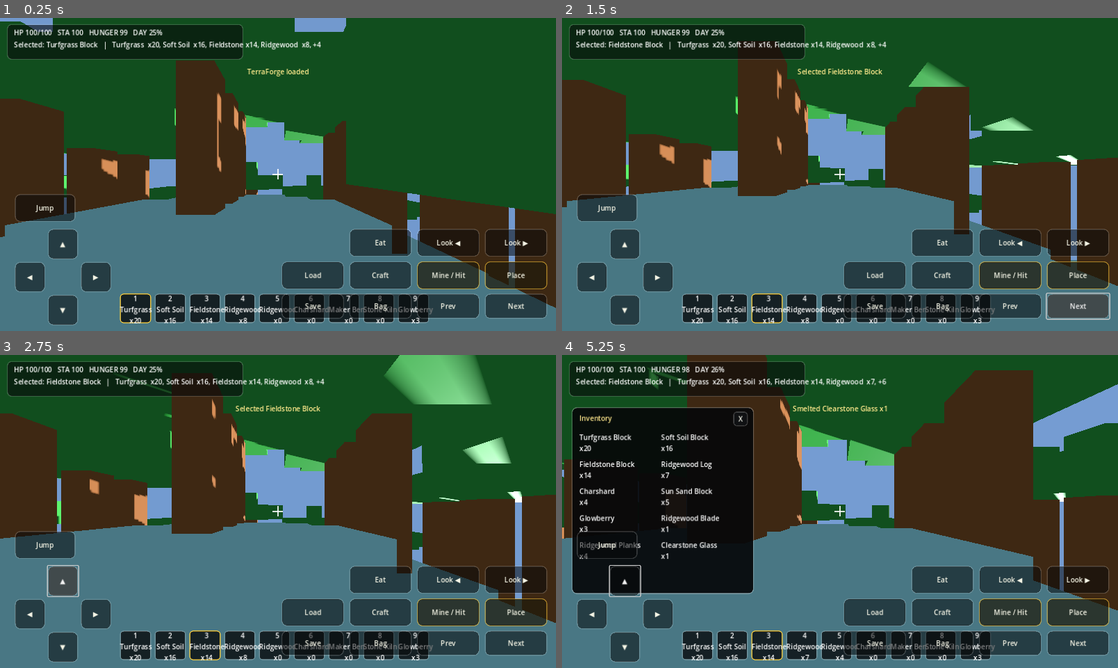
Above: before the commit, frames 1-4 (two rows, left to right).
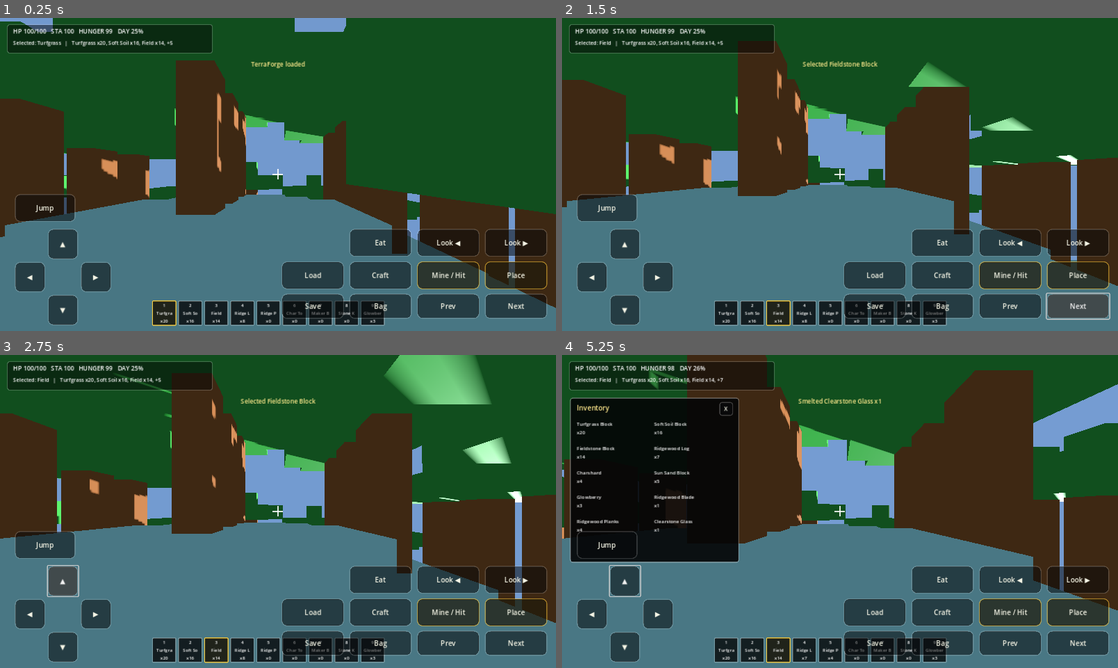
Above: after the commit, the same moments.

Repository: krishbanker1/krishbanker-godotgamedemo
Game: Godot game, scene res://scenes/main.tscn
Same seed, same stepped clock (60 frames per second), same inputs: the game is played once before the commit and once after it.
Inputs (mouse positions are in pixels of both pictures, inside the frame that each line leads up to):
- Up to frame 1 (0.25 s): no input
- Up to frame 2 (1.5 s): click "Next" at 0.5 s; click "Next" at 1.25 s
- Up to frame 3 (2.75 s): click "▲" at 2 s
- Up to frame 4 (5.25 s): tap Enter at 2.75 s; move the mouse to (867, 511) at 2.77 s; hold W from 2.78 s (still down); tap Tab at 2.85 s; click (867, 511) at 2.92 s; tap Space at 3.02, 3.77 s; move the mouse to (812, 511) at 3.52 s; tap C at 3.6 s; move the mouse to (851, 505) at 4.27 s; tap F at 4.35 s; move the mouse to (834, 517) at 5.02 s; tap I at 5.1 s; click (834, 517) at 5.17 s

The runs differ from the first frame. In frame 1, 6.6% of the frame differs, in the area x 1-78%, y 2-99%; in frame 2, 6.7%; in frame 3, 6.7%; in frame 4, 15%.
Error before the commit: Invalid assignment of property or key 'text' with value of type 'String' on a base object of type 'Nil'. (res://scripts/hud.gd:229)
Error after the commit: Invalid assignment of property or key 'text' with value of type 'String' on a base object of type 'Nil'. (res://scripts/hud.gd:238)

Commit message:
Fix HUD hotbar overlap and compact mobile layout

Diff:
--- a/scripts/hud.gd
+++ b/scripts/hud.gd
@@ -16,6 +16,9 @@
 var smelting_grid: GridContainer
 var toast_time: float = 0.0
 
+const SLOT_SIZE := Vector2(56, 54)
+const SLOT_GAP := 4
+
 func _ready() -> void:
 	_build_ui()
 	show_toast("TerraForge loaded")
@@ -38,7 +41,7 @@
 	_build_crafting_panel()
 	_build_smelting_panel()
 
-func _style_panel(panel: Panel, bg: Color, border: Color = Color(1, 1, 1, 0.16), radius: int = 10) -> void:
+func _style_panel(panel: Panel, bg: Color, border: Color = Color(1, 1, 1, 0.18), radius: int = 3) -> void:
 	var style: StyleBoxFlat = StyleBoxFlat.new()
 	style.bg_color = bg
 	style.border_color = border
@@ -52,24 +55,25 @@
 	style.corner_radius_bottom_right = radius
 	panel.add_theme_stylebox_override("panel", style)
 
-func _style_button(button: Button, bg: Color = Color(0.07, 0.08, 0.09, 0.74)) -> void:
+func _style_button(button: Button, bg: Color = Color(0.035, 0.04, 0.045, 0.62), active: bool = false) -> void:
 	var normal: StyleBoxFlat = StyleBoxFlat.new()
 	normal.bg_color = bg
-	normal.border_color = Color(1, 1, 1, 0.18)
+	normal.border_color = Color(1.0, 0.82, 0.28, 0.58) if active else Color(1, 1, 1, 0.20)
 	normal.border_width_left = 2
 	normal.border_width_right = 2
 	normal.border_width_top = 2
 	normal.border_width_bottom = 2
-	normal.corner_radius_top_left = 8
-	normal.corner_radius_top_right = 8
-	normal.corner_radius_bottom_left = 8
-	normal.corner_radius_bottom_right = 8
+	normal.corner_radius_top_left = 6
+	normal.corner_radius_top_right = 6
+	normal.corner_radius_bottom_left = 6
+	normal.corner_radius_bottom_right = 6
 	var pressed: StyleBoxFlat = normal.duplicate() as StyleBoxFlat
-	pressed.bg_color = Color(0.18, 0.20, 0.22, 0.92)
+	pressed.bg_color = Color(0.20, 0.20, 0.20, 0.88)
 	button.add_theme_stylebox_override("normal", normal)
 	button.add_theme_stylebox_override("pressed", pressed)
 	button.add_theme_stylebox_override("hover", pressed)
-	button.add_theme_color_override("font_color", Color(0.95, 0.95, 0.90))
+	button.add_theme_color_override("font_color", Color(0.96, 0.96, 0.90))
+	button.add_theme_font_size_override("font_size", 13)
 
 func _build_top_status() -> void:
 	top_panel = Panel.new()
@@ -80,25 +84,27 @@
 	top_panel.anchor_bottom = 0.0
 	top_panel.offset_left = 16
 	top_panel.offset_top = 14
-	top_panel.offset_right = 560
-	top_panel.offset_bottom = 96
-	_style_panel(top_panel, Color(0.02, 0.025, 0.03, 0.58))
+	top_panel.offset_right = 490
+	top_panel.offset_bottom = 82
+	_style_panel(top_panel, Color(0.01, 0.012, 0.016, 0.48), Color(1, 1, 1, 0.20), 6)
 	root.add_child(top_panel)
 
 	bars_label = Label.new()
-	bars_label.offset_left = 16
-	bars_label.offset_top = 8
-	bars_label.offset_right = 530
-	bars_label.offset_bottom = 34
-	bars_label.text = "Health 100 | Stamina 100 | Hunger 100"
+	bars_label.offset_left = 14
+	bars_label.offset_top = 6
+	bars_label.offset_right = 470
+	bars_label.offset_bottom = 30
+	bars_label.text = "HP 100/100   STA 100   HUNGER 100"
+	bars_label.add_theme_font_size_override("font_size", 14)
 	top_panel.add_child(bars_label)
 
 	status_label = Label.new()
-	status_label.offset_left = 16
-	status_label.offset_top = 36
-	status_label.offset_right = 530
-	status_label.offset_bottom = 74
+	status_label.offset_left = 14
+	status_label.offset_top = 34
+	status_label.offset_right = 470
+	status_label.offset_bottom = 60
 	status_label.text = "Selected: Empty"
+	status_label.add_theme_font_size_override("font_size", 12)
 	top_panel.add_child(status_label)
 
 func _build_hotbar() -> void:
@@ -108,22 +114,23 @@
 	hotbar_panel.anchor_top = 1.0
 	hotbar_panel.anchor_right = 0.5
 	hotbar_panel.anchor_bottom = 1.0
-	hotbar_panel.offset_left = -364
-	hotbar_panel.offset_top = -86
-	hotbar_panel.offset_right = 364
-	hotbar_panel.offset_bottom = -18
-	hotbar_panel.add_theme_constant_override("separation", 8)
+	hotbar_panel.offset_left = -290
+	hotbar_panel.offset_top = -70
+	hotbar_panel.offset_right = 290
+	hotbar_panel.offset_bottom = -12
+	hotbar_panel.add_theme_constant_override("separation", SLOT_GAP)
 	root.add_child(hotbar_panel)
 
 	for i: int in range(9):
 		var slot: Panel = Panel.new()
-		slot.custom_minimum_size = Vector2(72, 68)
-		_style_panel(slot, Color(0.02, 0.02, 0.025, 0.72), Color(1, 1, 1, 0.20), 8)
+		slot.custom_minimum_size = SLOT_SIZE
+		_style_panel(slot, Color(0.015, 0.017, 0.02, 0.78), Color(1, 1, 1, 0.24), 2)
 		var item_label: Label = Label.new()
 		item_label.name = "ItemLabel"
 		item_label.horizontal_alignment = HORIZONTAL_ALIGNMENT_CENTER
 		item_label.vertical_alignment = VERTICAL_ALIGNMENT_CENTER
 		item_label.set_anchors_preset(Control.PRESET_FULL_RECT)
+		item_label.add_theme_font_size_override("font_size", 10)
 		item_label.text = str(i + 1)
 		slot.add_child(item_label)
 		hotbar_panel.add_child(slot)
@@ -136,48 +143,49 @@
 	toast_label.anchor_top = 0.0
 	toast_label.anchor_right = 0.5
 	toast_label.anchor_bottom = 0.0
-	toast_label.offset_left = -350
-	toast_label.offset_top = 112
-	toast_label.offset_right = 350
-	toast_label.offset_bottom = 152
+	toast_label.offset_left = -320
+	toast_label.offset_top = 96
+	toast_label.offset_right = 320
+	toast_label.offset_bottom = 134
 	toast_label.horizontal_alignment = HORIZONTAL_ALIGNMENT_CENTER
 	toast_label.add_theme_color_override("font_color", Color(1.0, 0.92, 0.55))
+	toast_label.add_theme_font_size_override("font_size", 14)
 	root.add_child(toast_label)
 
 func _build_inventory_panel() -> void:
-	inventory_panel = _make_window("Inventory", Vector2(22, 120), Vector2(420, 430))
+	inventory_panel = _make_window("Inventory", Vector2(18, 98), Vector2(390, 380))
 	inventory_grid = GridContainer.new()
 	inventory_grid.columns = 2
-	inventory_grid.offset_left = 18
-	inventory_grid.offset_top = 58
-	inventory_grid.offset_right = 400
-	inventory_grid.offset_bottom = 400
+	inventory_grid.offset_left = 16
+	inventory_grid.offset_top = 52
+	inventory_grid.offset_right = 372
+	inventory_grid.offset_bottom = 354
 	inventory_grid.add_theme_constant_override("h_separation", 8)
 	inventory_grid.add_theme_constant_override("v_separation", 8)
 	inventory_panel.add_child(inventory_grid)
 	inventory_panel.visible = false
 
 func _build_crafting_panel() -> void:
-	crafting_panel = _make_window("Crafting", Vector2(-452, 120), Vector2(430, 430), true)
+	crafting_panel = _make_window("Crafting", Vector2(-420, 98), Vector2(400, 380), true)
 	crafting_grid = GridContainer.new()
 	crafting_grid.columns = 1
-	crafting_grid.offset_left = 18
-	crafting_grid.offset_top = 58
-	crafting_grid.offset_right = 410
-	crafting_grid.offset_bottom = 400
-	crafting_grid.add_theme_constant_override("v_separation", 8)
+	crafting_grid.offset_left = 14
+	crafting_grid.offset_top = 52
+	crafting_grid.offset_right = 386
+	crafting_grid.offset_bottom = 354
+	crafting_grid.add_theme_constant_override("v_separation", 7)
 	crafting_panel.add_child(crafting_grid)
 	crafting_panel.visible = false
 
 func _build_smelting_panel() -> void:
-	smelting_panel = _make_window("Smelting", Vector2(-452, 120), Vector2(430, 300), true)
+	smelting_panel = _make_window("Smelting", Vector2(-420, 98), Vector2(400, 300), true)
 	smelting_grid = GridContainer.new()
 	smelting_grid.columns = 1
-	smelting_grid.offset_left = 18
-	smelting_grid.offset_top = 58
-	smelting_grid.offset_right = 410
-	smelting_grid.offset_bottom = 270
-	smelting_grid.add_theme_constant_override("v_separation", 8)
+	smelting_grid.offset_left = 14
+	smelting_grid.offset_top = 52
+	smelting_grid.offset_right = 386
+	smelting_grid.offset_bottom = 274
+	smelting_grid.add_theme_constant_override("v_separation", 7)
 	smelting_panel.add_child(smelting_grid)
 	smelting_panel.visible = false
 
@@ -196,24 +204,25 @@
 	panel.offset_top = pos.y
 	panel.offset_right = pos.x + size.x
 	panel.offset_bottom = pos.y + size.y
-	_style_panel(panel, Color(0.025, 0.028, 0.035, 0.92), Color(1, 1, 1, 0.25), 12)
+	_style_panel(panel, Color(0.015, 0.018, 0.023, 0.90), Color(1, 1, 1, 0.25), 6)
 	root.add_child(panel)
 
 	var label: Label = Label.new()
 	label.text = title
-	label.offset_left = 18
-	label.offset_top = 14
-	label.offset_right = size.x - 60
-	label.offset_bottom = 44
+	label.offset_left = 16
+	label.offset_top = 12
+	label.offset_right = size.x - 56
+	label.offset_bottom = 40
 	label.add_theme_color_override("font_color", Color(1.0, 0.91, 0.55))
+	label.add_theme_font_size_override("font_size", 16)
 	panel.add_child(label)
 
 	var close: Button = Button.new()
 	close.text = "X"
-	close.offset_left = size.x - 48
+	close.offset_left = size.x - 46
 	close.offset_top = 10
 	close.offset_right = size.x - 14
-	close.offset_bottom = 44
+	close.offset_bottom = 42
 	_style_button(close)
 	close.pressed.connect(func() -> void: panel.visible = false)
 	panel.add_child(close)
@@ -228,7 +237,7 @@
 	var time_pct: int = int(player.world_time * 100.0)
 	bars_label.text = "HP %s/%s   STA %s   HUNGER %s   DAY %s%%" % [hp, player.max_health, st, hu, time_pct]
 	var selected: String = str(player.get_selected_item())
-	status_label.text = "Selected: %s   |   %s" % [GameRegistry.item_name(selected), _compact_inventory(player.inventory)]
+	status_label.text = "Selected: %s   |   %s" % [_short_name(selected, 18), _compact_inventory(player.inventory)]
 	_update_hotbar(player)
 	if inventory_panel.visible:
 		_populate_inventory(player)
@@ -247,27 +256,30 @@
 		var count: int = 0
 		if item_id != "":
 			count = int(player.inventory.get_count(item_id))
-		label.text = "%s\n%s\nx%s" % [i + 1, _short_name(item_id), count]
-		var border: Color = Color(1, 1, 1, 0.2)
+		label.text = "%s\n%s\nx%s" % [i + 1, _short_name(item_id, 7), count]
+		var border: Color = Color(1, 1, 1, 0.24)
+		var bg: Color = Color(0.015, 0.017, 0.02, 0.78)
 		if i == int(player.selected_hotbar):
 			border = Color(1.0, 0.82, 0.25, 0.95)
-		_style_panel(slot, Color(0.02, 0.02, 0.025, 0.76), border, 8)
-
-func _short_name(item_id: String) -> String:
+			bg = Color(0.10, 0.085, 0.035, 0.86)
+		_style_panel(slot, bg, border, 2)
+
+func _short_name(item_id: String, max_len: int = 10) -> String:
 	if item_id == "":
 		return "Empty"
 	var item_name_text: String = GameRegistry.item_name(item_id)
-	if item_name_text.length() > 10:
-		return item_name_text.substr(0, 10)
-	return item_name_text
+	var compact: String = item_name_text.replace(" Block", "").replace("Ridgewood", "Ridge").replace("Fieldstone", "Field").replace("Charshard", "Char")
+	if compact.length() > max_len:
+		return compact.substr(0, max_len)
+	return compact
 
 func _compact_inventory(inv: InventoryData) -> String:
 	var ids: Array[String] = inv.all_item_ids()
 	var parts: Array[String] = []
-	for i: int in range(min(4, ids.size())):
-		parts.append("%s x%s" % [_short_name(ids[i]), inv.get_count(ids[i])])
-	if ids.size() > 4:
-		parts.append("+%s" % [ids.size() - 4])
+	for i: int in range(min(3, ids.size())):
+		parts.append("%s x%s" % [_short_name(ids[i], 9), inv.get_count(ids[i])])
+	if ids.size() > 3:
+		parts.append("+%s" % [ids.size() - 3])
 	return ", ".join(parts)
 
 func show_toast(message: String, seconds: float = 2.25) -> void:
@@ -301,7 +313,8 @@
 	for item_id: String in ids:
 		var label: Label = Label.new()
 		label.text = "%s\nx%s" % [GameRegistry.item_name(item_id), player.inventory.get_count(item_id)]
-		label.custom_minimum_size = Vector2(180, 54)
+		label.custom_minimum_size = Vector2(170, 48)
+		label.add_theme_font_size_override("font_size", 11)
 		inventory_grid.add_child(label)
 
 func _populate_crafting(player: Node) -> void:
@@ -310,8 +323,8 @@
 	for recipe_id: String in recipe_ids:
 		var recipe: Dictionary = GameRegistry.get_recipe(recipe_id)
 		var button: Button = Button.new()
-		button.text = "%s  |  %s" % [recipe.get("name", recipe_id), _cost_text(recipe.get("cost", {}))]
-		button.custom_minimum_size = Vector2(380, 44)
+		button.text = "%s | %s" % [str(recipe.get("name", recipe_id)), _cost_text(recipe.get("cost", {}))]
+		button.custom_minimum_size = Vector2(360, 40)
 		_style_button(button)
 		button.disabled = not player.inventory.has_items(recipe.get("cost", {}))
 		var rid: String = recipe_id
@@ -326,7 +339,7 @@
 		var fuel_id: String = str(smelt.get("fuel", "charshard"))
 		var button: Button = Button.new()
 		button.text = "%s + %s" % [GameRegistry.item_name(item_id), GameRegistry.item_name(fuel_id)]
-		button.custom_minimum_size = Vector2(380, 44)
+		button.custom_minimum_size = Vector2(360, 40)
 		_style_button(button)
 		button.disabled = not player.inventory.has_item(item_id, 1) or not player.inventory.has_item(fuel_id, 1)
 		var sid: String = item_id
@@ -335,6 +348,7 @@
 
 func _cost_text(cost: Dictionary) -> String:
 	var parts: Array[String] = []
-	for item_id in cost.keys():
-		parts.append("%s x%s" % [_short_name(str(item_id)), int(cost[item_id])])
+	for raw_id in cost.keys():
+		var item_id: String = str(raw_id)
+		parts.append("%s x%s" % [_short_name(item_id, 7), int(cost[raw_id])])
 	return ", ".join(parts)
